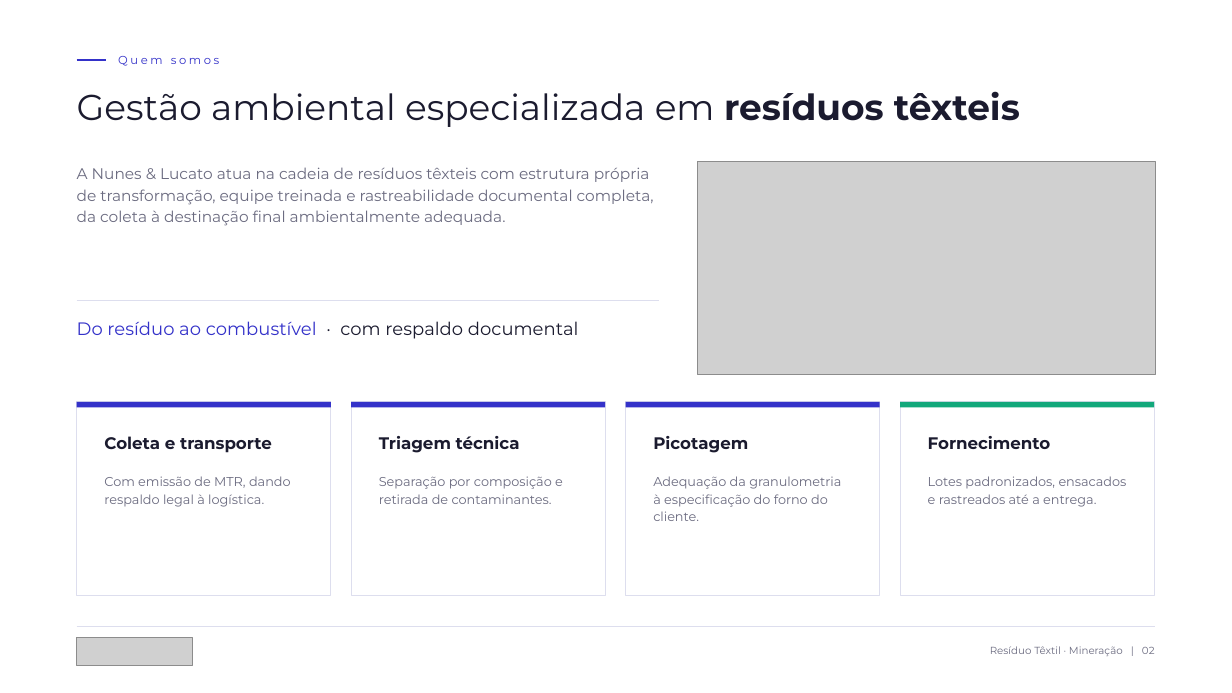
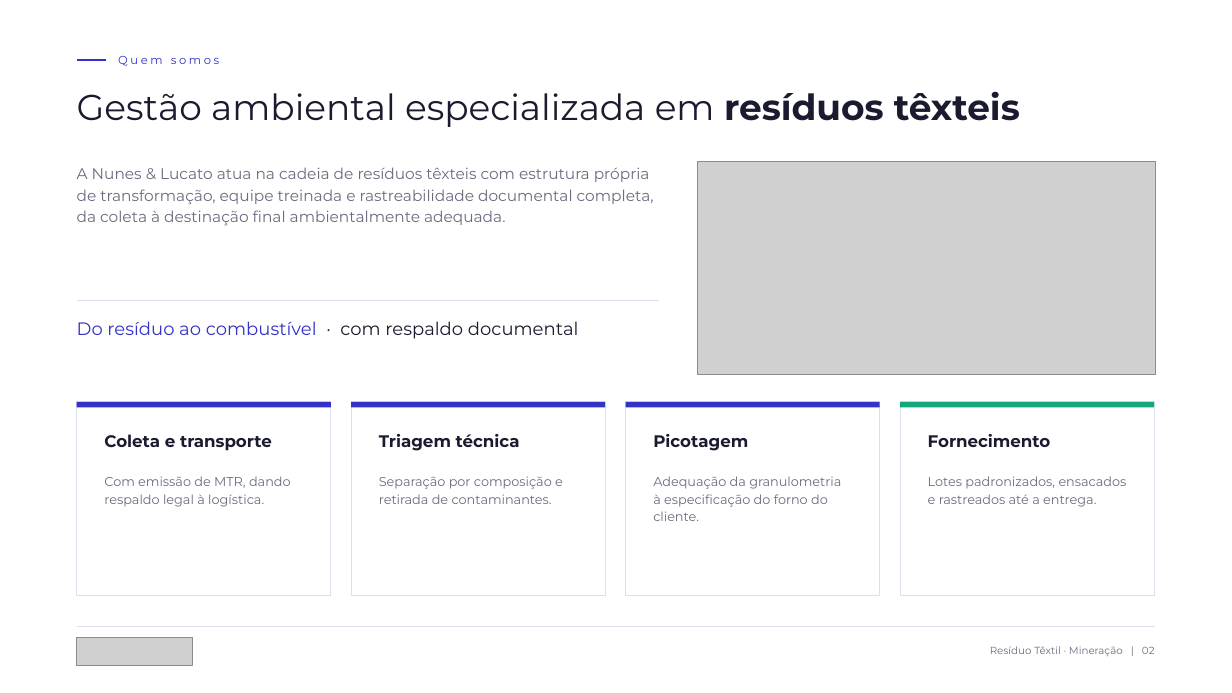
Before and after one commit to rogerio27238899/K, a slide deck: slide 2 of apresentacao-mineradora/Nunes_Lucato_Residuo_Textil_Mineradora.pptx. Drawn at 1232x693 pixels with LibreOffice and Linux fonts; fonts in the diff are those of the drawing; grey boxes stand for pictures. Boxes give left, top, right and bottom in pixels: in the first picture for what was removed or moved away, otherwise in the second. Text is boxed around its words. In the diff, an @@ line names an element or a change of style, - is before the commit and + after.

```diff
--- a/apresentacao-mineradora/Nunes_Lucato_Residuo_Textil_Mineradora.pptx
+++ b/apresentacao-mineradora/Nunes_Lucato_Residuo_Textil_Mineradora.pptx
@@ line spacing 1.15 to 1.05 in 4 elements at [104, 434, 272, 451], [379, 434, 520, 451], [653, 434, 748, 451], [928, 434, 1051, 447] @@
```
Also in this commit, not shown: 3 other slides changed, 2 other files.
